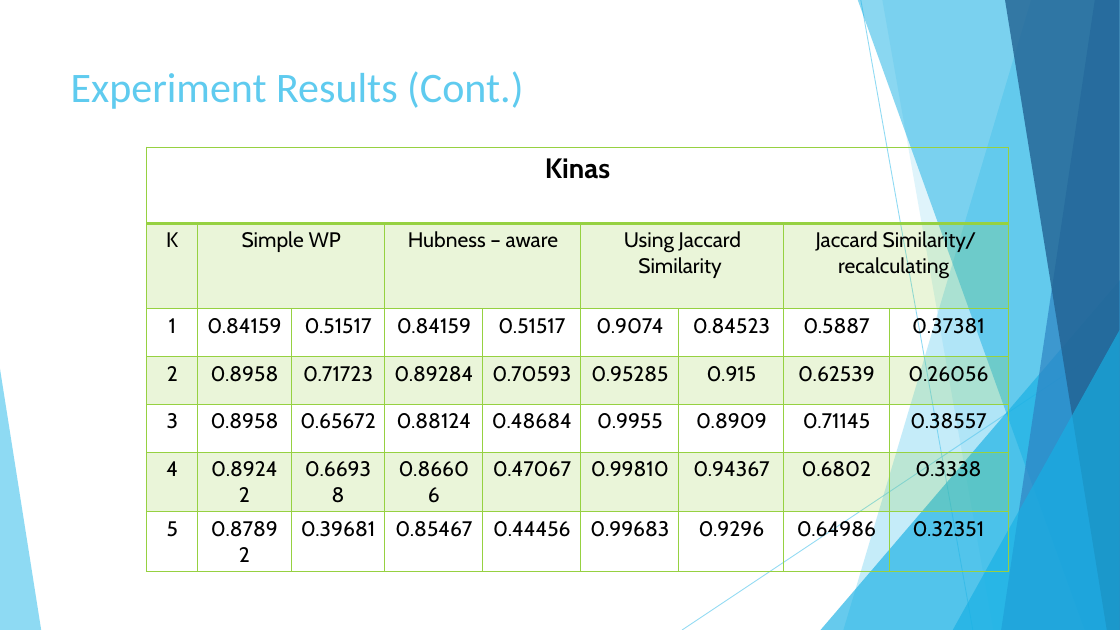
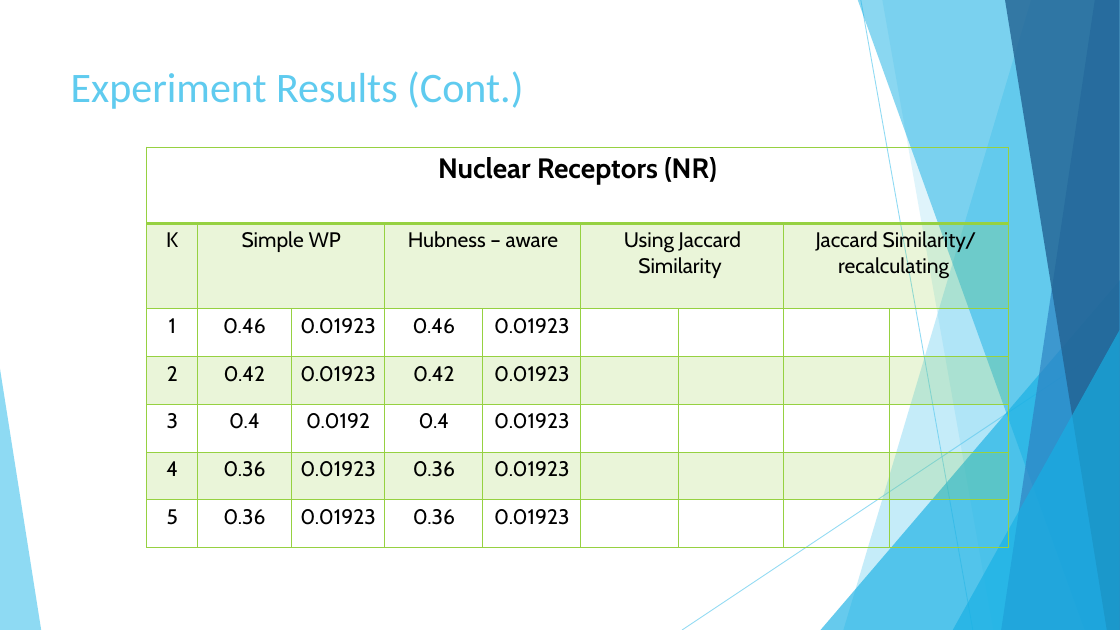
Before and after one commit to AbdullahAlZoabi/Drug-Target-Interaction-Prediction, a slide deck: slide 25 of Drug-Target Interaction Prediction.pptx. Drawn at 1120x630 pixels with LibreOffice and Linux fonts; fonts in the diff are those of the drawing. Boxes give left, top, right and bottom in pixels: in the first picture for what was removed or moved away, otherwise in the second. Text is boxed around its words. In the diff, an @@ line names an element or a change of style, - is before the commit and + after.

Commit message:
Update slides

```diff
--- a/Drug-Target Interaction Prediction.pptx
+++ b/Drug-Target Interaction Prediction.pptx
@@ table at (x1=147, y1=147, x2=1008, y2=545) @@
-row 1, column 1: Kinas
+row 1, column 1: Nuclear Receptors (NR)
-row 3: 1 | 0.84159 | 0.51517 | 0.84159 | 0.51517 | 0.9074 | 0.84523 | 0.5887 | 0.37381
+row 3: 1 | 0.46 | 0.01923 | 0.46 | 0.01923 |  |  |  | 
-row 4: 2 | 0.8958 | 0.71723 | 0.89284 | 0.70593 | 0.95285 | 0.915 | 0.62539 | 0.26056
+row 4: 2 | 0.42 | 0.01923 | 0.42 | 0.01923 |  |  |  | 
-row 5: 3 | 0.8958 | 0.65672 | 0.88124 | 0.48684 | 0.9955 | 0.8909 | 0.71145 | 0.38557
+row 5: 3 | 0.4 | 0.0192 | 0.4 | 0.01923 |  |  |  | 
-row 6: 4 | 0.89242 | 0.66938 | 0.86606 | 0.47067 | 0.99810 | 0.94367 | 0.6802 | 0.3338
+row 6: 4 | 0.36 | 0.01923 | 0.36 | 0.01923 |  |  |  | 
-row 7: 5 | 0.87892 | 0.39681 | 0.85467 | 0.44456 | 0.99683 | 0.9296 | 0.64986 | 0.32351
+row 7: 5 | 0.36 | 0.01923 | 0.36 | 0.01923 |  |  |  | 
```
Also in this commit, not shown: 1 other file.
